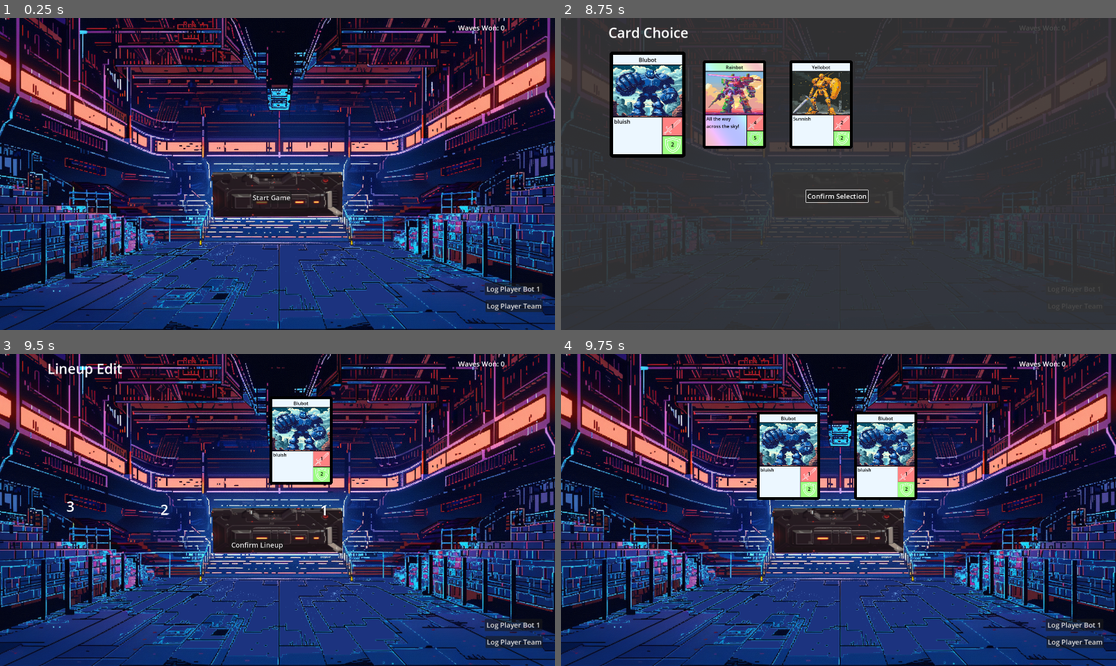
Above: before the commit, frames 1-4 (two rows, left to right).
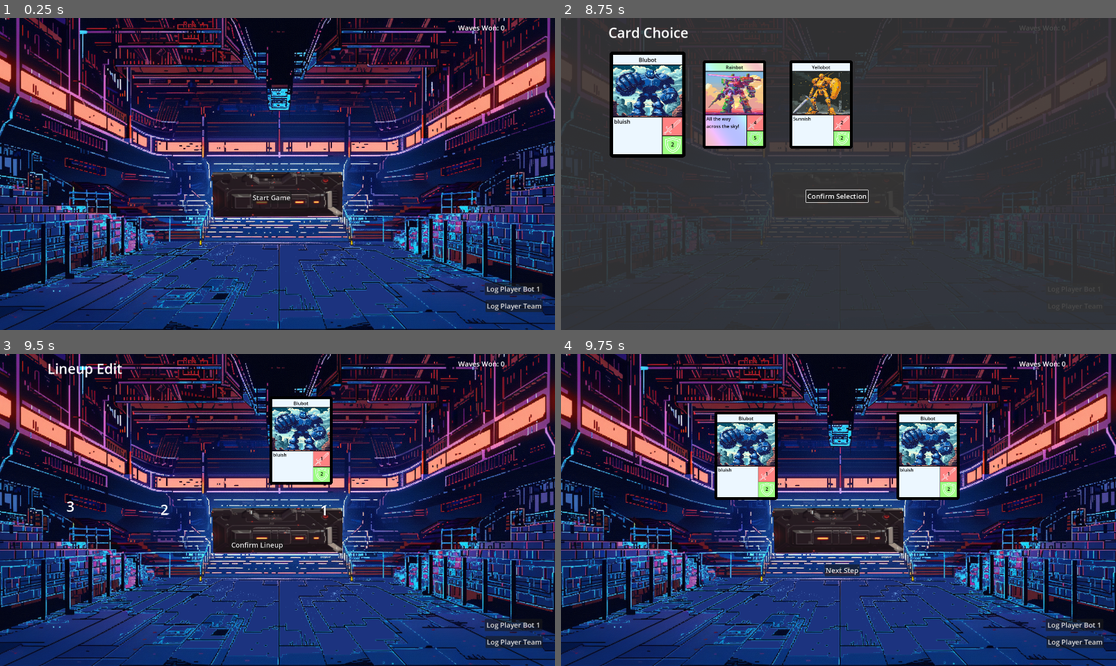
Above: after the commit, the same moments.

Repository: super-Colin/ODD-bots
Game: Godot game, scene res://backend.tscn
Same seed, same stepped clock (60 frames per second), same inputs: the game is played once before the commit and once after it.
Inputs (mouse positions are in pixels of both pictures, inside the frame that each line leads up to):
- Up to frame 1 (0.25 s): no input
- Up to frame 2 (8.75 s): click "Start Game" at 0.5 s; click "Confirm Selection" at 1.25 s; click "Confirm Selection" at 2 s; click "Log Player Team" at 2.75 s; click "Log Player Bot 1" at 3.5 s; click "Log Player Team" at 4.25 s; click "Log Player Bot 1" at 5 s; click "Log Player Team" at 5.75 s; click "Log Player Bot 1" at 6.5 s; click "Confirm Selection" at 7.25 s; tap Enter at 8 s; move the mouse to (649, 105) at 8.02 s; click (649, 105) at 8.17 s
- Up to frame 3 (9.5 s): tap Space at 8.75 s; move the mouse to (172, 441) at 8.77 s; click (172, 441) at 8.92 s
- Up to frame 4 (9.75 s): click "Confirm Lineup" at 9.5 s

Frames 1-3 are identical in both runs. In frame 4, 10% of the frame differs, in the area x 27-72%, y 18-72%.

Commit message:
cards show when dead

Diff:
--- a/battle.gd
+++ b/battle.gd
@@ -6,12 +6,17 @@
 
 @onready var playerDisplayRectWidth = %PlayerDisplayArea/Area.shape.size.x
 @onready var enemyDisplayRectWidth = %EnemyDisplayArea/Area.shape.size.x
+#@onready var playerDisplayLeft = Vector2(-%PlayerDisplayArea/Area.shape.size.x/2, -%PlayerDisplayArea/Area.shape.size.y)
+@onready var playerDisplayLeft = Vector2(-%PlayerDisplayArea/Area.shape.size.x/2, 0)
+@onready var enemyDisplayLeft = Vector2(-%EnemyDisplayArea/Area.shape.size.x/2, 0)
 
 
 var attack_started = false;
 
 @onready var playerTeamCopy = Globals.playerTeam
 @onready var enemyTeamCopy = Globals.enemyTeam
+
+
 
 func _ready():
 	Events.mode_gameOver.connect(func (): $'.'.queue_free())
@@ -25,21 +30,16 @@
 
 func renderTeam(team, isPlayer=true):
 	for lineupPos in team:
-		#if lineupPos == 0:
-			#lineupPos += 1
-		#print("rendering team, position: ", lineupPos)
 		var botDict = team[lineupPos]
-		#print("lineup pos is ", botDict)
 		var newCard = cardScene.instantiate()
 		newCard.updateFromDict(botDict)
 		team[lineupPos].cardRef = newCard
 		var pos
 		if isPlayer:
-			#pos = Vector2(playerDisplayRectWidth - (300*lineupPos), 300)
-			pos = Vector2( (playerDisplayRectWidth / 3) * lineupPos, 0)
+			pos = playerDisplayLeft + Vector2(playerDisplayRectWidth + ((playerDisplayRectWidth / 3) * -lineupPos), 0)
 		else:
-			#pos = Vector2(enemyDisplayRectWidth + ((enemyDisplayRectWidth / 3) *lineupPos), 300)
-			pos = Vector2((enemyDisplayRectWidth / 3) * -lineupPos, 0)
+			pos = enemyDisplayLeft + Vector2( ((enemyDisplayRectWidth / 3) * lineupPos), 0)
+		print("card position is " , pos)
 		newCard.position = pos
 		if isPlayer:
 			$PlayerDisplayArea/Area.add_child(newCard)
@@ -62,6 +62,7 @@
 func playOutBattle():
 	var battleOver = false
 	var loopNum = 0
+	var playerWon = false
 	while not battleOver:
 		print("starting timer")
 		await get_tree().create_timer(1.5).timeout # wait for 1 second
@@ -69,27 +70,26 @@
 		var playerAttack = Helper.team_getDamage(playerTeamCopy)
 		var enemyAttack = Helper.team_getDamage(enemyTeamCopy)
 		#print("playerAttack is: ", playerAttack)
-		print("player team before attack: ", playerTeamCopy)
+		#print("player team before attack: ", playerTeamCopy)
 		playerTeamCopy = Helper.team_takeAttack(playerTeamCopy, enemyAttack)
 		enemyTeamCopy = Helper.team_takeAttack(enemyTeamCopy, playerAttack)
-		print("player team after attack: ", playerTeamCopy)
+		#print("player team after attack: ", playerTeamCopy)
 		#print("enemy team after attack: ", enemyTeamCopy)
 		sendUpdatesToCards()
-		print("starting timer")
-		await get_tree().create_timer(1.5).timeout # wait for 1 second
-		print("timer done")
+		#print("starting timer")
+		#await get_tree().create_timer(1.5).timeout # wait for 1 second
+		#print("timer done")
 		#if Globals.enemyTeam.isDefeated():
 		if Helper.team_isDefeated(enemyTeamCopy):
 			battleOver = true
+			playerWon = true
 			print("player is the winner")
-			battleFinished.emit(true)
-			$'.'.queue_free()
 		if Helper.team_isDefeated(playerTeamCopy):
 			battleOver = true
-			battleFinished.emit(false)
 			print("enemy is the winner")
-			Events.game_over.emit()
-			Events.mode_gameOver.emit()
+		await $NextStep.pressed
+		if battleOver:
+			battleFinished.emit(playerWon)
 			$'.'.queue_free()
 		loopNum += 1
 		print("battle loop number : ", loopNum)
--- a/battle.tscn
+++ b/battle.tscn
@@ -21,3 +21,11 @@
 [node name="Area" type="CollisionShape2D" parent="EnemyDisplayArea"]
 position = Vector2(1416, 352.5)
 shape = SubResource("RectangleShape2D_i8bx5")
+
+[node name="NextStep" type="Button" parent="."]
+offset_left = 912.0
+offset_top = 728.0
+offset_right = 996.0
+offset_bottom = 759.0
+theme_override_font_sizes/font_size = 24
+text = "Next Step"
--- a/card.gd
+++ b/card.gd
@@ -49,6 +49,8 @@
 			hitEffect()
 		currentHealth = cardDict.remainingHealth
 		%Health.text = "%s" % currentHealth
+		if currentHealth <= 0 :
+			dead()
 	if cardDict.has("totalAttack"):
 		%Attack.text = "%s" % cardDict.totalAttack
 
@@ -70,5 +72,10 @@
 
 func hitEffect():
 	var tween = create_tween()
-	await tween.tween_property($'.', "rotation", -0.1, 0.1)
+	await tween.tween_property($'.', "rotation", -0.2, 0.1)
 	tween.tween_property($'.', "rotation", 0, 0.5)
+
+func dead():
+	print("card dead")
+	var tween = create_tween()
+	tween.tween_property($'.', "modulate", Color("9c0f31"), Globals.conf_cardSelectionTime)
--- a/ui.tscn
+++ b/ui.tscn
@@ -98,9 +98,9 @@
 anchors_preset = 1
 anchor_left = 1.0
 anchor_right = 1.0
-offset_left = 1486.0
+offset_left = 1437.0
 offset_top = 155.0
-offset_right = 1948.0
+offset_right = 1905.0
 offset_bottom = 773.0
 grow_horizontal = 0
 theme_override_font_sizes/font_size = 24
